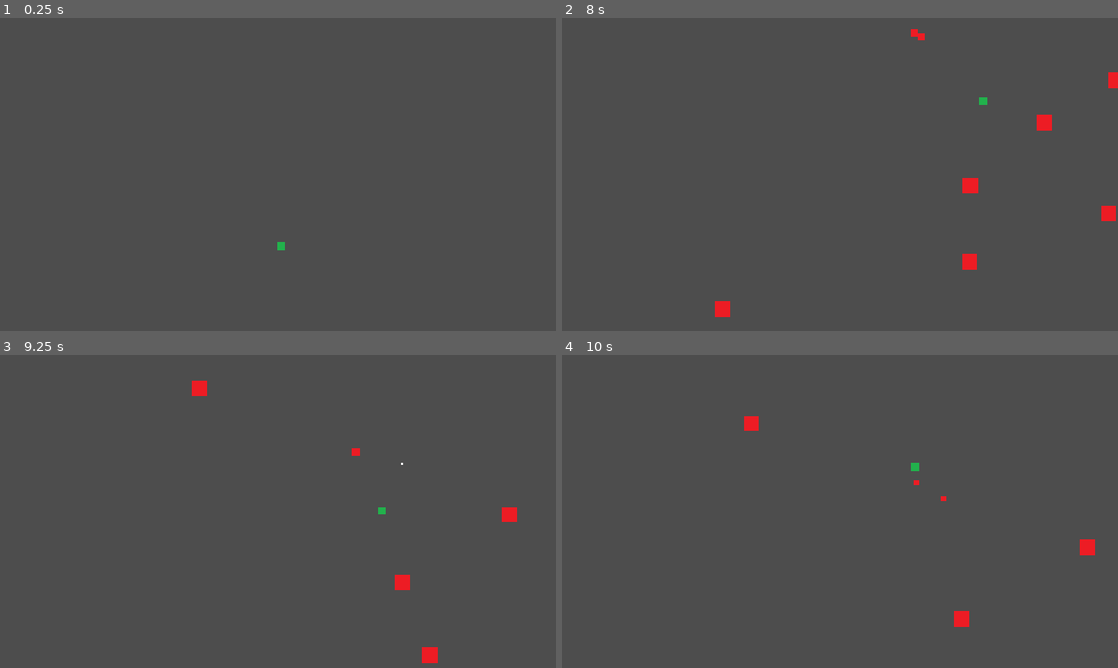
Above: before the commit, frames 1-4 (two rows, left to right).
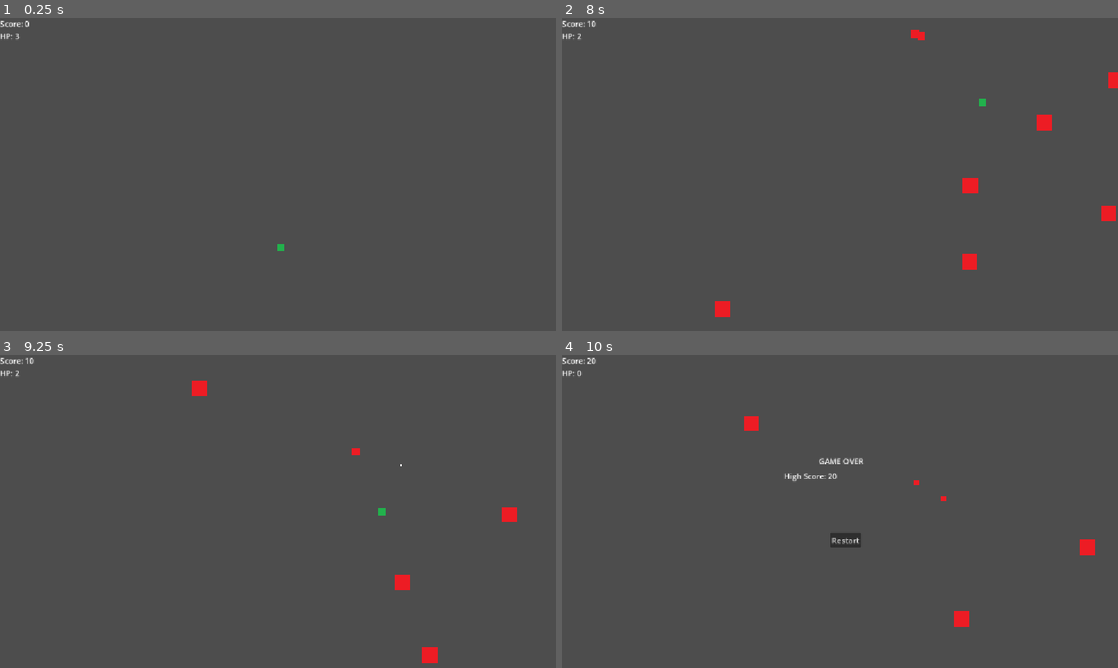
Above: after the commit, the same moments.

Repository: czechshoutcast-stack/Signal-Brick-Lost-
Game: Godot game, scene res://sceny/main.tscn
The game is run twice, just before and just after one commit, with the same random seed, the same clock (stepped at 60 frames per second) and the same inputs.
Inputs:
- Up to frame 1 (0.25 s): no input
- Up to frame 2 (8 s): tap Enter (ui_accept) at 0.5, 0.77, 1.52, 3.02, 3.77, 4.52, 6.02, 6.77, 7.52 s; hold Up (ui_up) 0.53-2.03 s; hold Left (ui_left) 2.03-3.53 s; hold Down (ui_down) 3.53-4.28 s; hold Right (ui_right) 4.28-5.03 s; hold Up (ui_up) 5.03-5.78 s; hold Right (ui_right) from 5.78 s (still down)
- Up to frame 3 (9.25 s): release Right (ui_right) at 8.03 s; hold Down (ui_down) 8.03-8.78 s; hold Left (ui_left) from 8.78 s (still down); tap Enter (ui_accept) at 9.02 s
- Up to frame 4 (10 s): release Left (ui_left) at 9.53 s; hold Up (ui_up) from 9.53 s (still down); tap Enter (ui_accept) at 9.77 s

The runs differ from the first frame. In frame 1, 0.1% of the frame differs, in the area x 0-52%, y 0-75%; in frame 2, 0.1%; in frame 3, 0.1%; in frame 4, 0.6%, in the area x 0-65%, y 0-62%.

Commit message:
Add files via upload

Diff:
--- a/signal--brick--lost/sceny/asteroid.tscn
+++ b/signal--brick--lost/sceny/asteroid.tscn
@@ -18,3 +18,7 @@
 position = Vector2(177, -2.3841858e-07)
 scale = Vector2(1, 0.8125)
 shape = SubResource("RectangleShape2D_ek1uo")
+
+[node name="Timer" type="Timer" parent="." unique_id=700992465]
+wait_time = 0.1
+one_shot = true
--- a/signal--brick--lost/sceny/main.tscn
+++ b/signal--brick--lost/sceny/main.tscn
@@ -2,9 +2,11 @@
 
 [ext_resource type="Script" uid="uid://dft4u2xaihc7a" path="res://scripts/Asteroid_spawner.gd" id="1_8gesx"]
 [ext_resource type="PackedScene" uid="uid://ctt84obhkg6fy" path="res://sceny/player.tscn" id="1_b4mbv"]
+[ext_resource type="Script" uid="uid://4jr4jy8ddx55" path="res://scripts/main.gd" id="1_yvbnq"]
 [ext_resource type="PackedScene" uid="uid://8mjllx2bc0hk" path="res://sceny/asteroid.tscn" id="2_mh27j"]
 
 [node name="Node2D" type="Node2D" unique_id=1973364824]
+script = ExtResource("1_yvbnq")
 
 [node name="AsteroidSpawner" type="Node2D" parent="." unique_id=237987079]
 script = ExtResource("1_8gesx")
@@ -12,6 +14,42 @@
 
 [node name="ui" type="Node" parent="." unique_id=558766164]
 
+[node name="ScoreLabel" type="Label" parent="ui" unique_id=2089703961]
+text = "Score: 0"
+
+[node name="HighScoreLabel" type="Label" parent="ui" unique_id=1596575874]
+visible = false
+offset_left = 460.0
+offset_top = 239.0
+offset_right = 714.0
+offset_bottom = 358.0
+text = "High Score:"
+
+[node name="GameOverLabel" type="Label" parent="ui" unique_id=250230770]
+visible = false
+offset_left = 532.0
+offset_top = 208.0
+offset_right = 631.0
+offset_bottom = 231.0
+text = "GAME OVER"
+
+[node name="RestartButton" type="Button" parent="ui" unique_id=810626162]
+visible = false
+offset_left = 555.0
+offset_top = 368.0
+offset_right = 620.0
+offset_bottom = 399.0
+text = "Restart"
+
+[node name="HPLabel" type="Label" parent="ui" unique_id=105062425]
+offset_top = 26.0
+offset_right = 40.0
+offset_bottom = 49.0
+text = "HP: 3"
+
 [node name="pozadí" type="Node" parent="." unique_id=82512948]
 
 [node name="Player" parent="." unique_id=947350675 instance=ExtResource("1_b4mbv")]
+position = Vector2(581, 475)
+
+[connection signal="pressed" from="ui/RestartButton" to="." method="_on_restart_button_pressed"]
--- a/signal--brick--lost/sceny/player.tscn
+++ b/signal--brick--lost/sceny/player.tscn
@@ -5,16 +5,20 @@
 
 [sub_resource type="RectangleShape2D" id="RectangleShape2D_g34tb"]
 
-[node name="Player" type="Node2D" unique_id=947350675]
-
-[node name="player" type="Node" parent="." unique_id=738016271]
-
-[node name="CharacterBody2D" type="CharacterBody2D" parent="player" unique_id=1798602847]
+[node name="CharacterBody2D" type="CharacterBody2D" unique_id=1380070565]
 position = Vector2(582, 472)
+collision_layer = 2
 script = ExtResource("1_6b8q1")
 
-[node name="Sprite2D" type="Sprite2D" parent="player/CharacterBody2D" unique_id=2030962246]
+[node name="Sprite2D" type="Sprite2D" parent="." unique_id=1370710999]
 texture = ExtResource("2_ovlec")
 
-[node name="CollisionShape2D" type="CollisionShape2D" parent="player/CharacterBody2D" unique_id=1245091894]
+[node name="Hitbox" type="Area2D" parent="." unique_id=324151770]
+
+[node name="CollisionShape2D" type="CollisionShape2D" parent="Hitbox" unique_id=514126483]
 shape = SubResource("RectangleShape2D_g34tb")
+
+[node name="CollisionShape2D" type="CollisionShape2D" parent="." unique_id=2105027779]
+shape = SubResource("RectangleShape2D_g34tb")
+
+[connection signal="area_entered" from="Hitbox" to="." method="_on_hitbox_area_entered"]
--- a/signal--brick--lost/scripts/asteroid.gd
+++ b/signal--brick--lost/scripts/asteroid.gd
@@ -18,6 +18,8 @@
 		queue_free()
 
 func hit():
+	get_tree().current_scene.add_score(10)
+
 	if size < 3:
 		for i in 2:
 			var new_ast = load("res://sceny/asteroid.tscn").instantiate()
@@ -36,3 +38,8 @@
 			get_parent().call_deferred("add_child", new_ast)
 
 	call_deferred("queue_free")
+
+func _on_area_entered(area):
+	if area.has_method("hit"):
+		area.hit()
+	print("COLLIDE WITH:", area.name)
--- /dev/null
+++ b/signal--brick--lost/scripts/main.gd
@@ -0,0 +1,35 @@
+extends Node2D
+
+var score = 0
+var high_score = 0
+var is_game_over = false
+
+@onready var score_label = $ui/ScoreLabel
+@onready var game_over_label = $ui/GameOverLabel
+@onready var high_score_label = $ui/HighScoreLabel
+@onready var restart_button = $ui/RestartButton
+@onready var hp_label = $ui/HPLabel
+
+func update_hp(value):
+	hp_label.text = "HP: " + str(value)
+
+func add_score(points):
+	score += points
+	score_label.text = "Score: " + str(score)
+
+func game_over():
+	if is_game_over:
+		return
+
+	is_game_over = true
+	$ui/GameOverLabel.visible = true
+	$ui/RestartButton.visible = true
+	$ui/HighScoreLabel.visible = true
+	print("GAME OVER")
+	if score > high_score:
+		high_score = score
+		print("NEW HIGH SCORE:", high_score)
+	high_score_label.text = "High Score: " + str(high_score)
+
+func _on_restart_button_pressed():
+	get_tree().reload_current_scene()
--- a/signal--brick--lost/scripts/movement.gd
+++ b/signal--brick--lost/scripts/movement.gd
@@ -1,8 +1,20 @@
 extends CharacterBody2D
 
 var speed = 200.0
+var hp = 3
 
 var bullet_scene = preload("res://sceny/bullet.tscn")
+
+func hit():
+	hp -= 1
+	print("HP:", hp)
+	get_tree().current_scene.update_hp(hp)
+	if hp <=0:
+		die()
+
+func die():
+	get_tree().current_scene.game_over()
+	queue_free()
 
 @warning_ignore("unused_parameter")
 func _physics_process(delta):
@@ -17,6 +29,9 @@
 	if Input.is_action_pressed("ui_up"):
 		direction.y -=1
 
+	if get_tree().current_scene.is_game_over:
+		return
+
 	velocity = direction.normalized() * 200.0
 	move_and_slide()
 
@@ -27,3 +42,7 @@
 	var bullet = bullet_scene.instantiate()
 	bullet.global_position = global_position + Vector2(0, -10)
 	get_parent().add_child(bullet)
+
+func _on_hitbox_area_entered(area):
+	if area.has_method("hit"):
+		hit()
Not shown, added: signal--brick--lost/scripts/main.gd.uid
